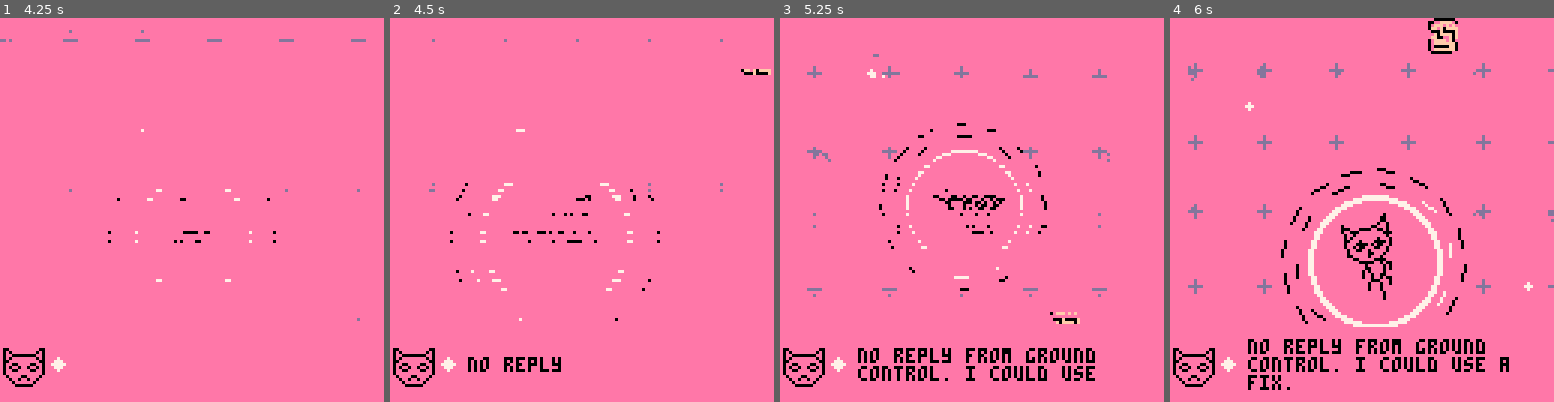
Above: before the commit, frames 1-4 (left to right).
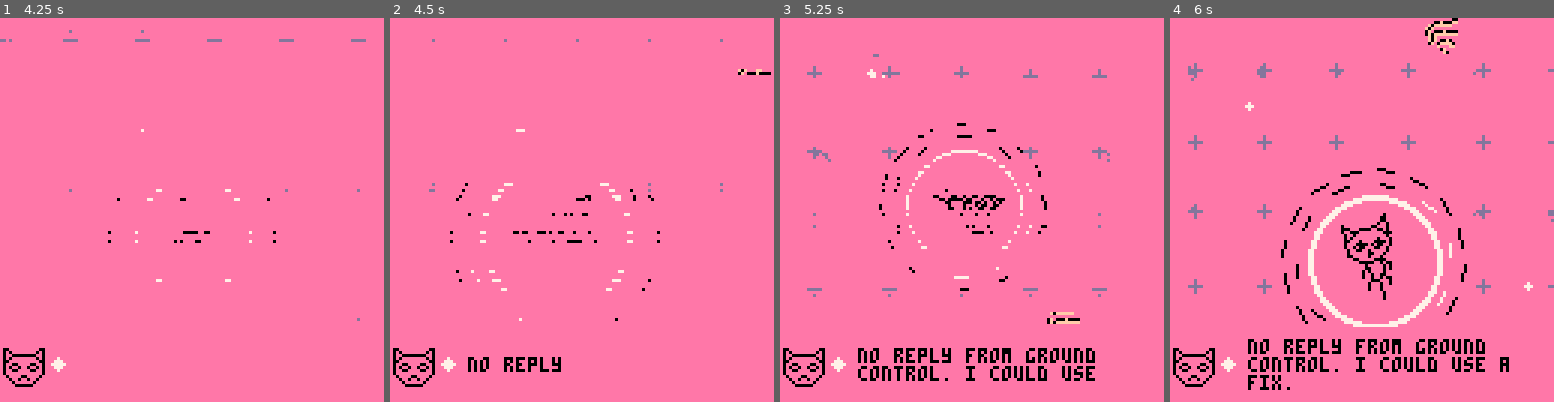
Above: after the commit, the same moments.

Repository: ianmart1n/AGBIC2016
Game: PICO-8 cartridge strungout.p8
The game is run twice, just before and just after one commit, with the same random seed, the same clock (stepped at 60 frames per second) and the same inputs.
Inputs:
- Up to frame 1 (4.25 s): tap X (X key) at 0.33, 1.07, 1.85, 2.97, 4.08 s; tap O (Z key) at 0.7, 1.7, 2.1, 2.5, 2.9, 3.3, 3.7, 4.1 s; hold Right 1.6-2.1 s; hold Up 2.15-2.42 s; hold Right 2.47-3.03 s; hold Left 3.08-3.58 s; hold Down 3.63-3.97 s; hold Right from 4.02 s (still down)
- Up to frame 2 (4.5 s): keep holding Right
- Up to frame 3 (5.25 s): tap O (Z key) at 4.5, 4.9 s; release Right at 4.68 s; hold Up 4.73-5.03 s; hold Left from 5.08 s (still down); tap X (X key) at 5.2 s
- Up to frame 4 (6 s): tap O (Z key) at 5.3, 5.7 s; release Left at 5.68 s; hold Down from 5.73 s (still down)

Frame 1 is identical in both runs. In frame 2, less than 0.1% of the frame differs, in the area x 90-100%, y 13-15%; in frame 3, 0.1%; in frame 4, 0.5%, in the area x 66-75%, y 0-10%.

Commit message:
new interactions and icons
whoop whoop

Diff:
--- a/strungout.p8
+++ b/strungout.p8
@@ -80,7 +80,7 @@
  interactions.nip=2
  interactions.sat=3
  interactions.rmin=2
- interactions.rmax=10
+ interactions.rmax=18
  interactions.a={}
  for i=0,interactions.rmax do
   interactions.a[i]={}
@@ -92,25 +92,55 @@
  add_interaction(3,"misc","nothing interesting here")
 
  add_interaction(6,"good","i'm happy. hope you're happy, too.")
- add_interaction(6,"good","be sweet, sweet dove.")
- add_interaction(6,"blue","moondust will cover you.")
+ add_interaction(6,"good","moondust will cover you.")
 
  add_interaction(8,"bad","hitting an all-time low?")
  add_interaction(8,"bad","they don't realize you're alive.")
  add_interaction(8,"bad","your circuit's dead. there's something wrong.")
 
  add_interaction(7,"bad","oh, no. not again.")
-add_interaction(7,"blue","don't you want to be free?")
+ add_interaction(7,"bad","i'll never be free.")
 
  add_interaction(4,"bad","the shrieking of nothing is killing me.")
  add_interaction(4,"bad","this chaos is killing me.")
- add_interaction(4,"blue","i want to be free.")
+ add_interaction(4,"bad","it's so hard to focus.")
 
  add_interaction(9,"good","i've heard a rumour from ground control.")
  add_interaction(9,"good","i'm coming home.")
+ add_interaction(9,"good","it's not too late to me.")
+
+ add_interaction(10,"blue","a picture of a girl playing a synthesizer.")
+ add_interaction(10,"blue","a picture of home.")
+ add_interaction(10,"blue","a picture of ground control.")
+ add_interaction(10,"blue","a picture of something familiar.")
+
+ add_interaction(11,"blue","where did this come from?")
+ add_interaction(11,"blue","some trinket from a world beyond.")
+ add_interaction(11,"blue","i can hear music...")
+
+ add_interaction(12,"good","drifting through the cosmos feels so freeing.")
+ add_interaction(12,"good","i can still see earth from here.")
+ add_interaction(12,"good","things aren't so scary right now.")
+
+ add_interaction(13,"bad","this tin can is barely functioning.")
+ add_interaction(13,"bad","what if i just drift out here forever?")
+ add_interaction(13,"bad","i don't think i can come down.")
+ add_interaction(13,"bad","this is the worst trip i've ever been on.")
+
+ add_interaction(14,"good","be sweet, sweet dove.")
+ add_interaction(14,"good","hello spaceboy.")
+ add_interaction(14,"good","maybe everything is going to be fine.")
+
+ add_interaction(15,"bad","the stars go on forever.")
+ add_interaction(15,"bad","i have this overwhelming feeling inside me.")
+ add_interaction(15,"bad","let me go home.")
+
+ add_interaction(16,"blue","just another piece of space junk.")
+ add_interaction(16,"blue","maybe this means something.")
+ add_interaction(16,"blue","why does this remind me of home?")
 
  add_interaction(5,"blue","i ain't got no money.")
- add_interaction(5,"good","send me up a drink.")
+ add_interaction(5,"blue","send me up a drink.")
  add_interaction(5,"blue","give my wife my love.")
 
  -- cells
Not shown, changed: 28 lines of the sprite sheet (__gfx__) section of strungout.p8
